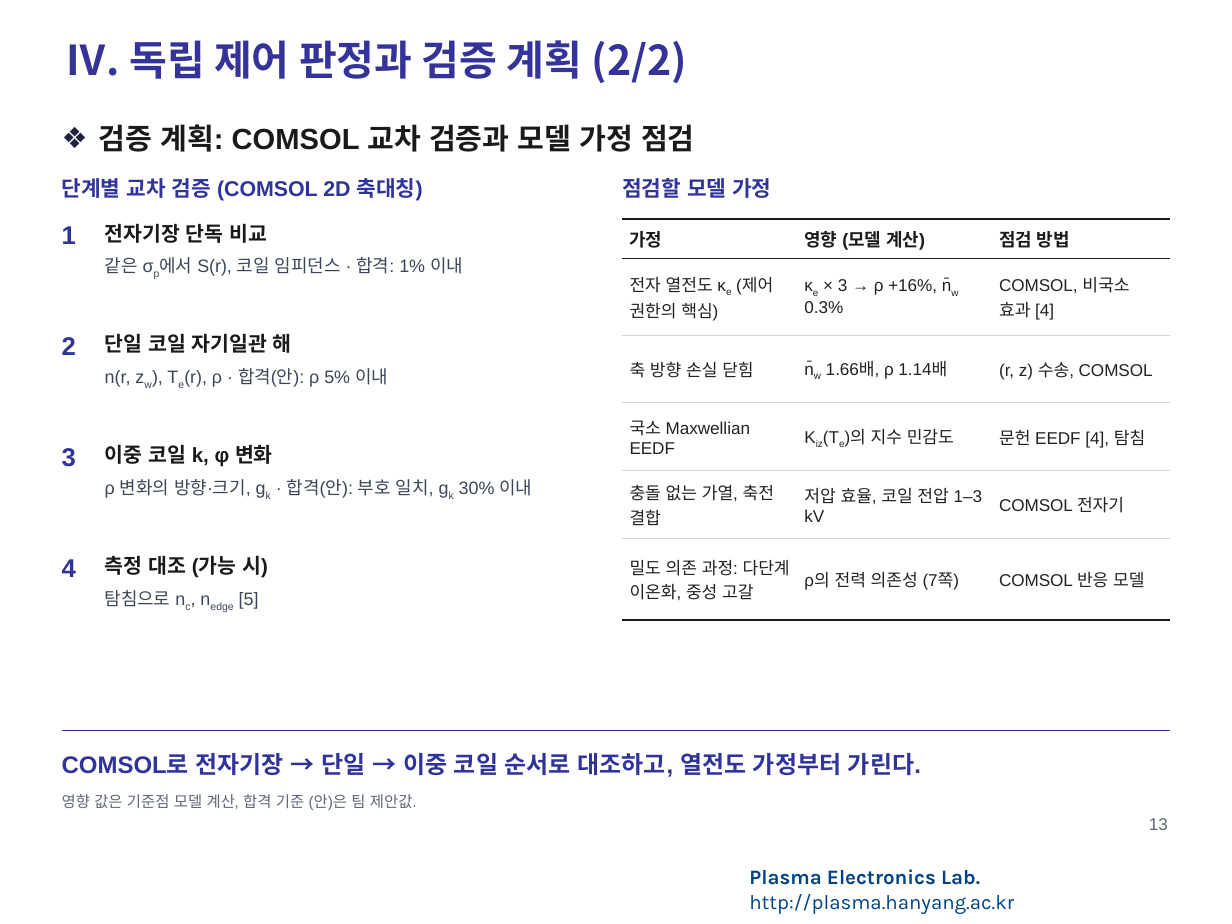
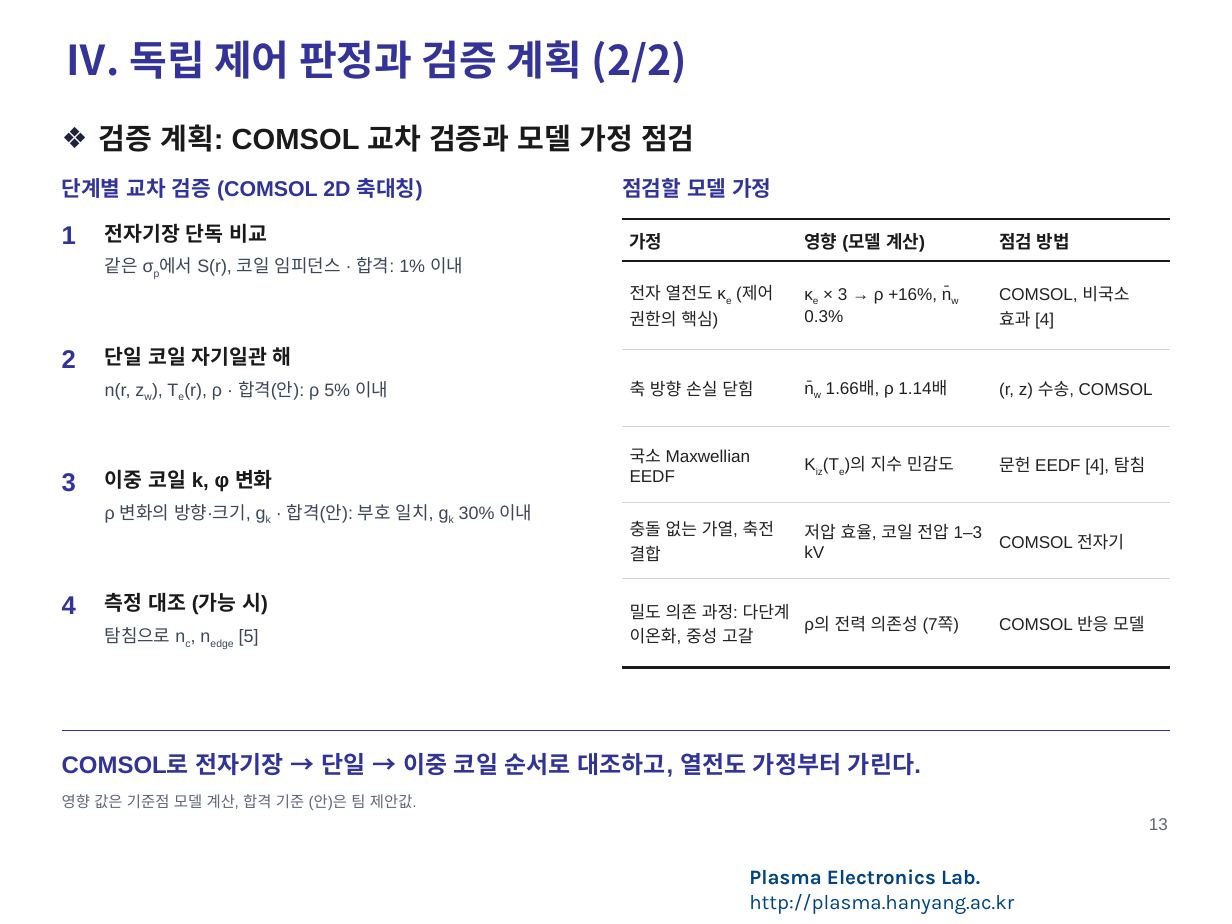
Before and after one commit to garlicjam-pyo/plasma, a slide deck: slide 13 of presentations/1차발표_피드백반영판.pptx. Drawn at 1232x924 pixels with LibreOffice and Linux fonts; fonts in the diff are those of the drawing; background and template pictures are left out. Boxes give left, top, right and bottom in pixels: in the first picture for what was removed or moved away, otherwise in the second. Text is boxed around its words. In the diff, an @@ line names an element or a change of style, - is before the commit and + after.

```diff
--- a/presentations/1차발표_피드백반영판.pptx
+++ b/presentations/1차발표_피드백반영판.pptx
@@ table: place and size @@
-table at [622, 219, 1170, 615]
+table at [622, 219, 1170, 668]
@@ text "2": place and size @@
-text "2" at [62, 337, 76, 355]
+text "2" at [62, 350, 76, 368]
@@ text "단일 코일 자기일관 해": place and size @@
-text "단일 코일 자기일관 해" at [105, 333, 292, 353]
+text "단일 코일 자기일관 해" at [105, 346, 292, 366]
@@ text "n(r, zw), Te(r), ρ · ...": place and size @@
-text "n(r, zw), Te(r), ρ · ..." at [105, 368, 388, 387]
+text "n(r, zw), Te(r), ρ · ..." at [105, 381, 388, 400]
@@ 3 texts: place and size @@
-3 texts at [62, 444, 532, 498]
+3 texts at [62, 469, 532, 523]
@@ 3 texts: place and size @@
-3 texts at [62, 555, 268, 609]
+3 texts at [62, 592, 268, 646]
```
Also in this commit, not shown: 1 other slide changed, 5 other files.
